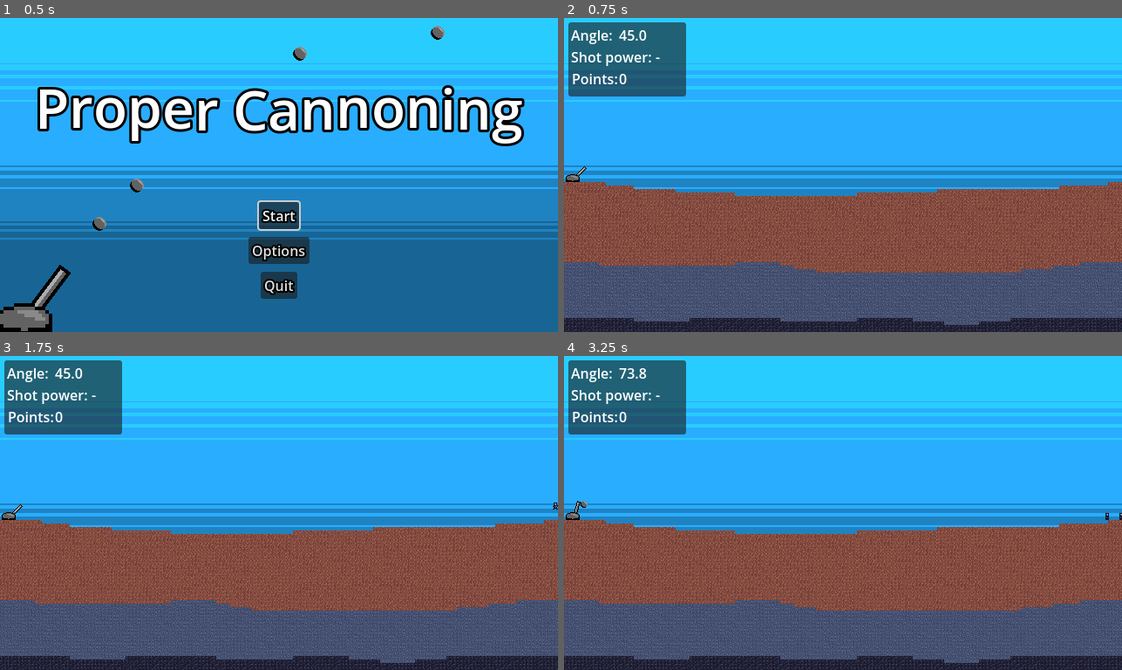
Above: before the commit, frames 1-4 (two rows, left to right).
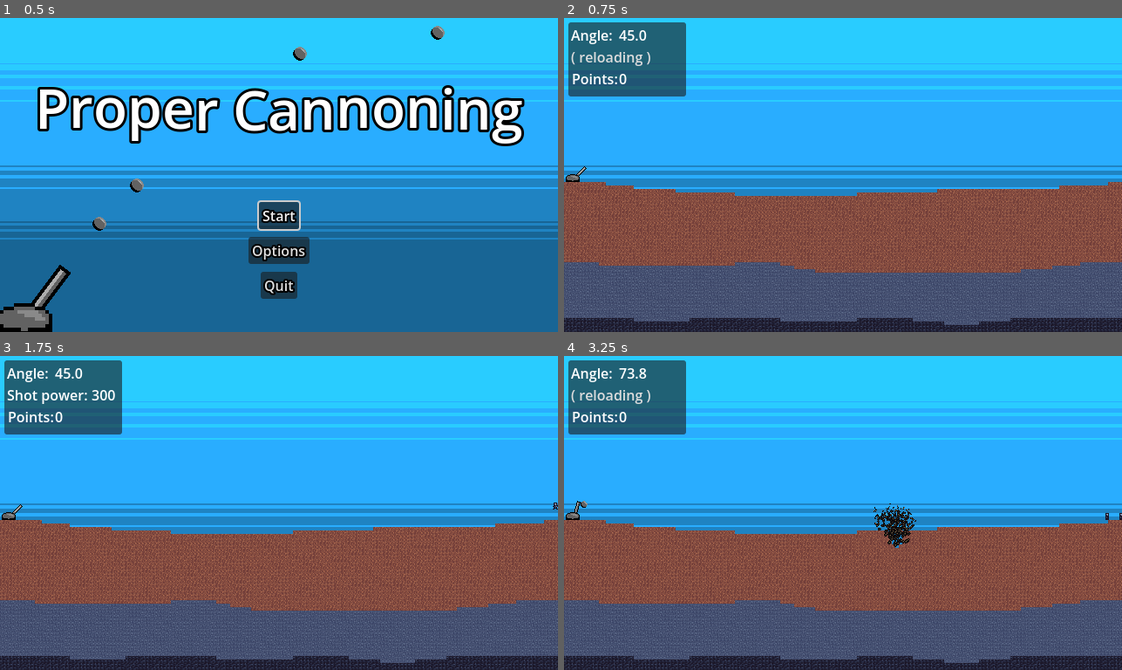
Above: after the commit, the same moments.

Repository: hunttis/ld-60
Game: Godot game, scene res://assets/scenes/master.tscn
Same seed, same stepped clock (60 frames per second), same inputs: the game is played once before the commit and once after it.
Inputs (mouse positions are in pixels of both pictures, inside the frame that each line leads up to):
- Up to frame 1 (0.5 s): no input
- Up to frame 2 (0.75 s): click "Start" at 0.5 s
- Up to frame 3 (1.75 s): tap Enter at 1.25 s; move the mouse to (401, 497) at 1.27 s; hold Space (shoot) from 1.28 s (still down)
- Up to frame 4 (3.25 s): move the mouse to (731, 528) at 2.02 s; release Space (shoot) at 2.03 s; tap Right (lower_cannon_angle) at 2.1 s; tap Space (shoot) at 2.3, 3.05 s; tap Enter at 2.75 s; move the mouse to (898, 443) at 2.77 s; hold Left (raise_cannon_angle) from 2.78 s (still down)

Frame 1 is identical in both runs. In frame 2, 0.3% of the frame differs, in the area x 1-18%, y 10-16%; in frame 3, less than 0.1%; in frame 4, 0.8%, in the area x 1-64%, y 10-62%.

Commit message:
Show reloading status in the UI

Diff:
--- a/assets/autoloads/events.gd
+++ b/assets/autoloads/events.gd
@@ -6,6 +6,8 @@
 signal go_to_game_over
 signal toggle_pause_mode(paused: bool)
 
+signal reloading
+signal reload_complete
 
 signal set_start_values
 
--- a/assets/scenes/game.gd
+++ b/assets/scenes/game.gd
@@ -3,7 +3,9 @@
 @export var projectile_scene: PackedScene
 
 @onready var angle_value_label = $CannonParametersPanel/AngleValue
-@onready var shot_power_label = $CannonParametersPanel/PowerValue
+@onready var shot_power_label = $CannonParametersPanel/PowerLabel
+@onready var shot_power_value_label = $CannonParametersPanel/PowerLabel/PowerValue
+@onready var reloading_label = $CannonParametersPanel/ReloadingLabel
 @onready var cannon = $Player/Cannon
 @onready var player = $Player
 @onready var tilemap_layer = $Terrain/LevelData
@@ -16,6 +18,9 @@
   cannon.angle_changed.connect(update_ui_angle)
   cannon.power_changed.connect(update_ui_power)
   cannon.shoot.connect(shoot)
+
+  Events.reloading.connect(on_reload_start)
+  Events.reload_complete.connect(on_reload_complete)
 
   Events.player_died.connect(end_game)
   Events.toggle_pause_mode.connect(toggle_pause)
@@ -37,9 +42,17 @@
 
 func update_ui_power(power: float):
   if power == 0:
-    shot_power_label.text = "-"
+    shot_power_value_label.text = "-"
   else:
-    shot_power_label.text = str("%.0f" % (power * 1000))
+    shot_power_value_label.text = str("%.0f" % (power * 1000))
+
+func on_reload_start() -> void:
+  shot_power_label.visible = false
+  reloading_label.visible = true
+
+func on_reload_complete() -> void:
+  reloading_label.visible = false
+  shot_power_label.visible = true
 
 func shoot(angle: float, power: float) -> void:
   if paused:
--- a/assets/scenes/game.tscn
+++ b/assets/scenes/game.tscn
@@ -39,7 +39,17 @@
 offset_right = 108.0
 offset_bottom = 28.0
 
+[node name="ReloadingLabel" type="Label" parent="CannonParametersPanel" unique_id=961084868]
+layout_mode = 0
+offset_left = 3.0
+offset_top = 28.0
+offset_right = 98.0
+offset_bottom = 53.0
+theme_override_colors/font_color = Color(0.8666667, 0.8666667, 0.8666667, 1)
+text = "( reloading )"
+
 [node name="PowerLabel" type="Label" parent="CannonParametersPanel" unique_id=1927396480]
+visible = false
 layout_mode = 0
 offset_left = 3.0
 offset_top = 28.0
@@ -47,13 +57,12 @@
 offset_bottom = 53.0
 text = "Shot power:"
 
-[node name="PowerValue" type="Label" parent="CannonParametersPanel" unique_id=1717940204]
+[node name="PowerValue" type="Label" parent="CannonParametersPanel/PowerLabel" unique_id=1717940204]
 unique_name_in_owner = true
 layout_mode = 0
-offset_left = 100.0
-offset_top = 28.0
-offset_right = 130.0
-offset_bottom = 53.0
+offset_left = 97.0
+offset_right = 127.0
+offset_bottom = 25.0
 
 [node name="PointsLabel" type="Label" parent="CannonParametersPanel" unique_id=387087511]
 layout_mode = 0
--- a/assets/scenes/player/cannon.gd
+++ b/assets/scenes/player/cannon.gd
@@ -7,7 +7,7 @@
 const MAX_ANGLE = 80
 const MIN_POWER = .1
 const MAX_POWER = .999
-const RELOAD_DELAY = 2.0
+const RELOAD_DELAY = 1.0
 
 signal angle_changed(angle: float)
 signal power_changed(power: float)
@@ -38,6 +38,8 @@
 
   if shot_delay > 0:
     shot_delay = max(shot_delay - delta, 0)
+    if shot_delay == 0:
+      Events.reload_complete.emit()
 
   if Input.is_action_pressed("lower_cannon_angle") && angle > MIN_ANGLE:
     change_cannon_angle(Direction.DOWN, delta)
@@ -51,6 +53,7 @@
   if Input.is_action_just_released("shoot") && shot_delay == 0:
     shoot.emit(angle, shot_power)
     shot_delay = RELOAD_DELAY
+    Events.reloading.emit()
 
 func change_cannon_angle(dir: Direction, delta: float):
   angle += dir * delta * ANGLE_MOD_SPEED
